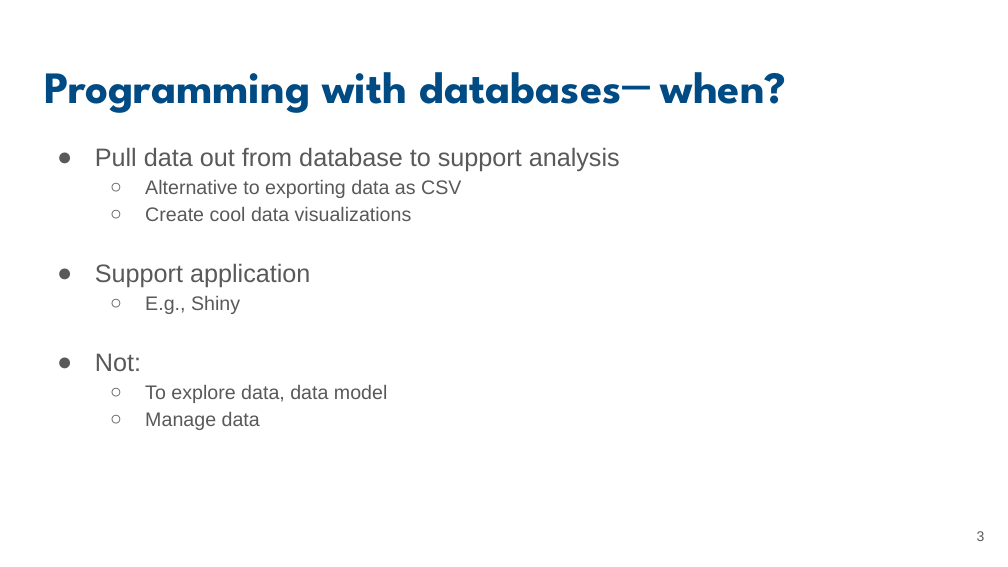
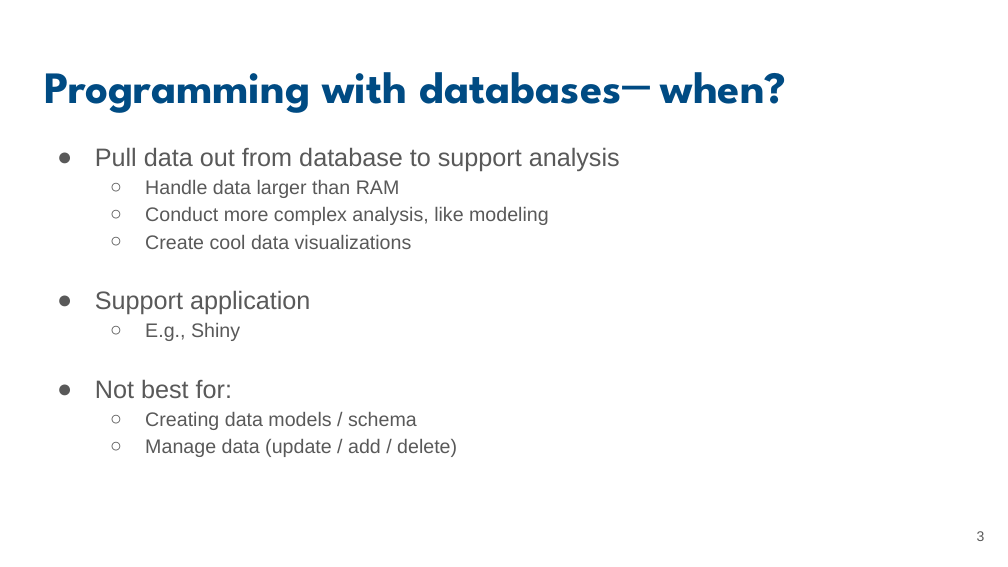
Before and after one commit to UCSB-Library-Research-Data-Services/bren-eds213, a slide deck: slide 3 of modules/week06/slides-06.pptx. Drawn at 1008x567 pixels with LibreOffice and Linux fonts; fonts in the diff are those of the drawing. Boxes give left, top, right and bottom in pixels: in the first picture for what was removed or moved away, otherwise in the second. Text is boxed around its words. In the diff, an @@ line names an element or a change of style, - is before the commit and + after.

Commit message:
refresh of the programming DB deck

```diff
--- a/modules/week06/slides-06.pptx
+++ b/modules/week06/slides-06.pptx
@@ text at [145,180,549,225]: text changed @@
-  ○ Alternative to exporting data as CSV
+  ○ Handle data larger than RAM
+  ○ Conduct more complex analysis, like modeling
@@ text at [95,379,457,457]: text changed @@
-● Not:
-  ○ To explore data, data model
-  ○ Manage data
+● Not best for:
+  ○ Creating data models / schema
+  ○ Manage data (update / add / delete)
```
Also in this commit, not shown: 1 other slide changed, 1 slide added.
